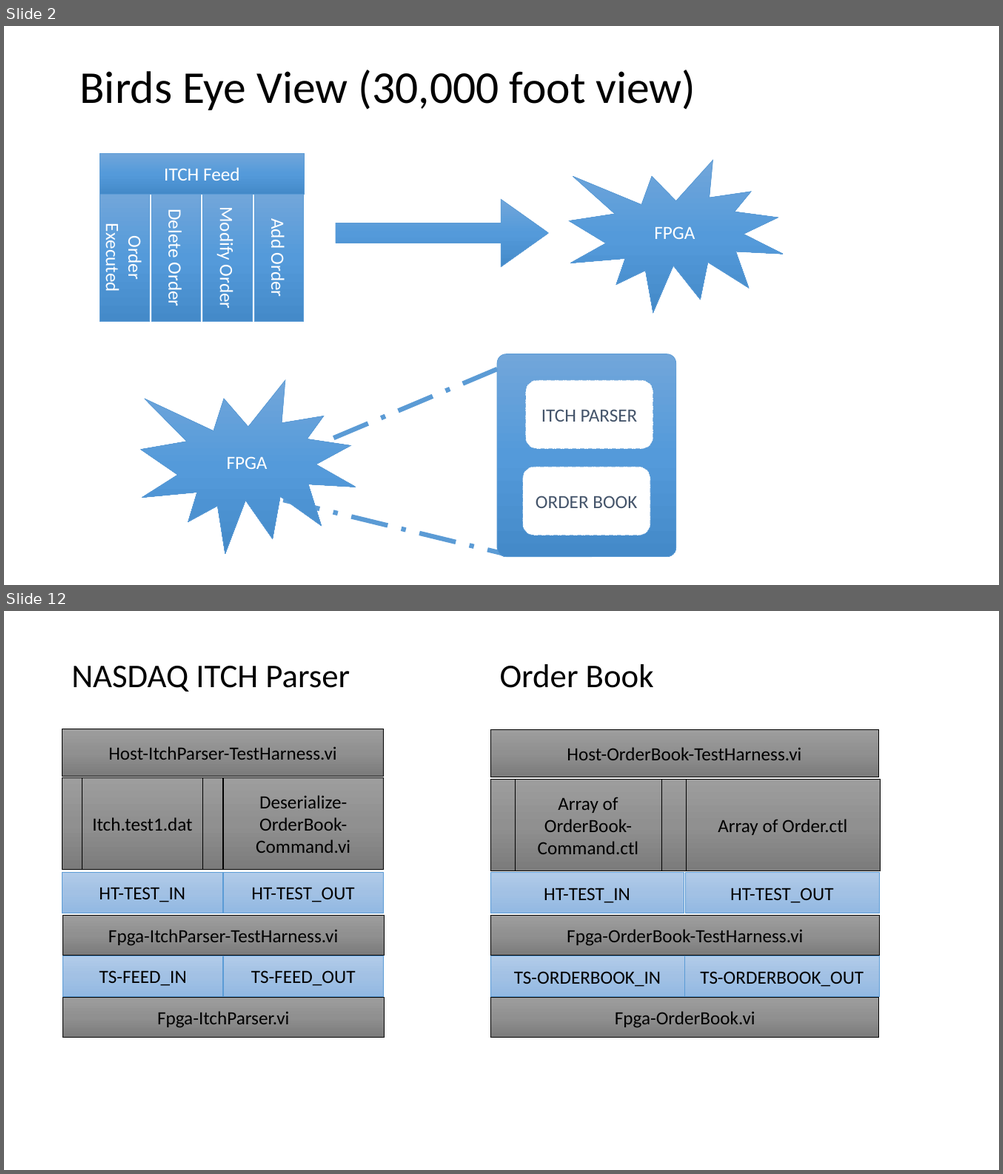
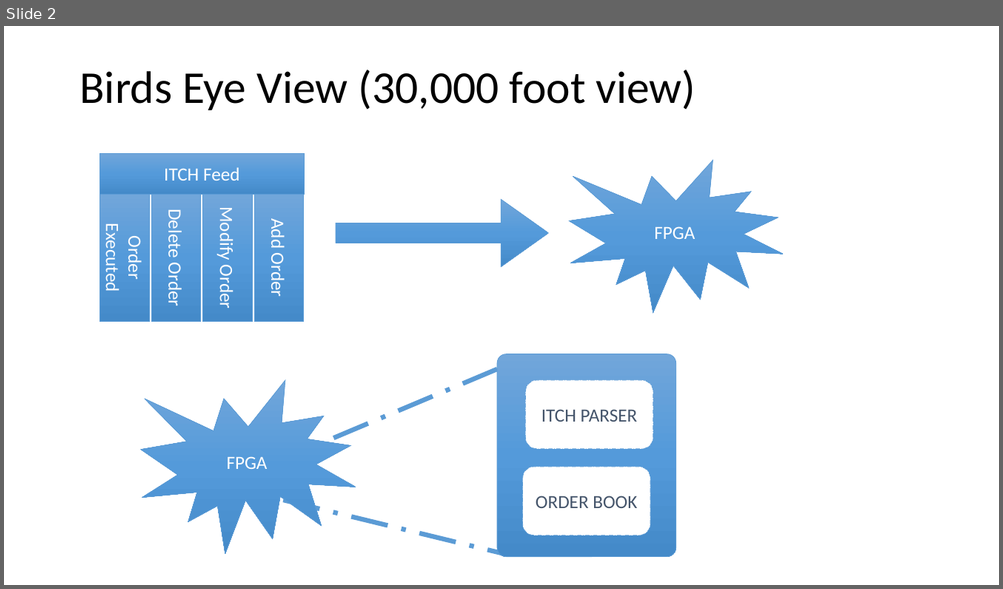
Before and after one commit to imeddz2015/LabVIEW_Fpga, a slide deck: MarketData/MarketData_02/Overview.pptx. Shown one above the other, each under a label of ours: slides 2 and 12 before the commit, slide 2 after it; the slides between them are not shown. The pictures are 1003x1174 and 1003x589 pixels, drawn with LibreOffice and Linux fonts; fonts in the diff are those of the drawing. Boxes give left, top, right and bottom in pixels: in the first picture for what was removed or moved away, otherwise in the second. Text is boxed around its words. In the diff, an @@ line names an element or a change of style, - is before the commit and + after.

```diff
--- a/MarketData/MarketData_02/Overview.pptx
+++ b/MarketData/MarketData_02/Overview.pptx
@@ slide 12 removed at (4, 611, 999, 1170), background #FFFFFF @@
@@ text removed at (71, 666, 350, 692) @@
-NASDAQ ITCH Parser
@@ text removed at (500, 664, 654, 688) @@
-Order Book
@@ rectangle removed at (62, 729, 383, 776) @@
-Host-ItchParser-TestHarness.vi
@@ rectangle removed at (490, 729, 879, 777) @@
-Host-OrderBook-TestHarness.vi
@@ flow chart predefined process removed at (62, 777, 222, 870) @@
-Itch.test1.dat
@@ rectangle removed at (223, 777, 384, 870) @@
-Deserialize-OrderBook-Command.vi
@@ flow chart predefined process removed at (490, 779, 686, 871) @@
-Array of OrderBook-Command.ctl
@@ rectangle removed at (686, 779, 880, 871) @@
-Array of Order.ctl
@@ rectangle removed at (62, 872, 222, 913) @@
-HT-TEST_IN
@@ rectangle removed at (223, 872, 384, 913) @@
-HT-TEST_OUT
@@ rectangle removed at (490, 873, 684, 914) @@
-HT-TEST_IN
@@ rectangle removed at (686, 873, 879, 914) @@
-HT-TEST_OUT
@@ rectangle removed at (63, 915, 384, 956) @@
-Fpga-ItchParser-TestHarness.vi
@@ rectangle removed at (491, 915, 879, 956) @@
-Fpga-OrderBook-TestHarness.vi
@@ rectangle removed at (63, 956, 223, 997) @@
-TS-FEED_IN
@@ rectangle removed at (223, 956, 384, 997) @@
-TS-FEED_OUT
@@ rectangle removed at (490, 957, 685, 997) @@
-TS-ORDERBOOK_IN
@@ rectangle removed at (686, 957, 879, 997) @@
-TS-ORDERBOOK_OUT
@@ rectangle removed at (63, 997, 384, 1038) @@
-Fpga-ItchParser.vi
@@ rectangle removed at (491, 997, 879, 1038) @@
-Fpga-OrderBook.vi
```
Also in this commit, not shown: 6 slides changed, 5 slides added, 6 other slides removed, 3 other files.
